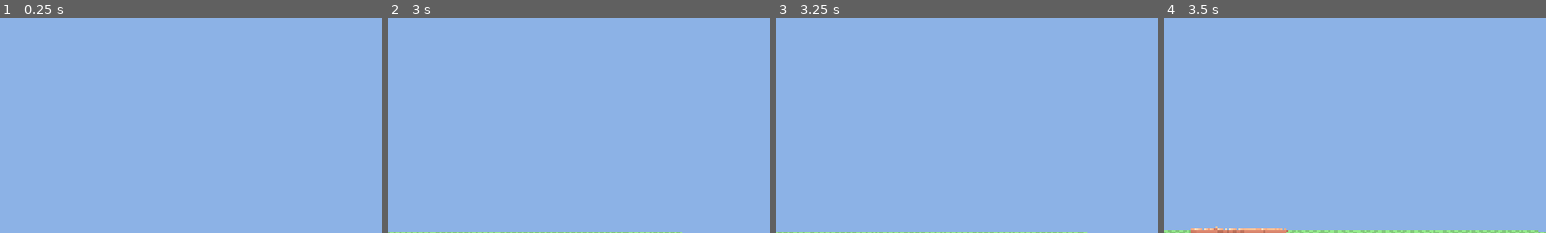
Above: before the commit, frames 1-4 (left to right).
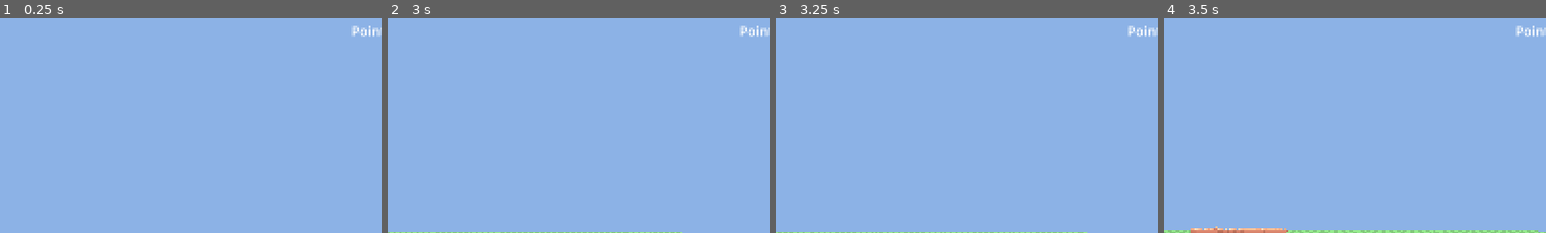
Above: after the commit, the same moments.

Repository: forsman5/sitka
Game: Godot game, scene res://scenes/on_foot/on_foot.tscn
Two runs of this game, one before a commit and one after it. Both use one fixed random seed, a clock stepped at 60 frames per second and the inputs below. This scene is started directly instead of the project's main scene.
Inputs (mouse positions are % of the whole screen's width and height, from its top left):
- Up to frame 1 (0.25 s): no input
- Up to frame 2 (3 s): tap Enter at 0.5 s; move the mouse to (55, 50) at 0.52 s; hold Q 0.53-1.28 s; hold Up (ui_up) from 0.53 s (still down); click (55, 50) at 0.67 s; tap Space at 0.77, 1.52, 2.75 s; move the mouse to (45, 50) at 1.27 s; tap E at 1.35 s; move the mouse to (52, 48) at 2.02 s; hold Alt 2.03-2.78 s; move the mouse to (49, 52) at 2.77 s; tap Shift at 2.85 s; click (49, 52) at 2.92 s
- Up to frame 3 (3.25 s): keep holding Up (ui_up); tap Space at 3.02 s
- Up to frame 4 (3.5 s): keep holding Up (ui_up)
The pictures show only the part of the screen within x 50-100%, y 0-50%; the shares and areas given below are measured in that part.

The runs differ from the first frame. In frame 1, 0.2% of the frame differs, in the area x 92-100%, y 3-9%; in frame 2, 0.2%; in frame 3, 0.2%; in frame 4, 0.2%.

Commit message:
On foot: score a point per sheep penned; penned sheep stand at evenly spaced wall slots
Co-Authored-By: Claude Sonnet 5.5 <noreply@anthropic.com>

Diff:
--- a/scripts/on_foot/on_foot_sheep.gd
+++ b/scripts/on_foot/on_foot_sheep.gd
@@ -10,6 +10,13 @@
 @export var turn_rate: float = 6.0
 @export var accel: float = 14.0
 @export var arena_half_size: float = 90.0
+
+## True once the pen has claimed this sheep; it then ignores the player.
+var penned: bool = false
+var _slot_pos := Vector3.ZERO
+var _slot_yaw: float = 0.0
+var _pen_walk_left: float = 0.0
+var _frozen: bool = false
 
 var _model: Node3D
 var _anim: AnimationPlayer
@@ -44,7 +51,41 @@
 
 	_state_left = randf_range(0.5, 4.0)
 
+## Called by the pen when this sheep enters: walk to the slot, then stand still.
+func pen_in(slot_pos: Vector3, yaw: float) -> void:
+	penned = true
+	_slot_pos = slot_pos
+	_slot_yaw = yaw
+	_pen_walk_left = 8.0
+
+func _penned_step(delta: float) -> void:
+	if _frozen:
+		return
+	var to_slot := _slot_pos - global_position
+	to_slot.y = 0.0
+	_pen_walk_left -= delta
+	if to_slot.length() < 0.15 or _pen_walk_left <= 0.0:
+		# Arrived (or crowded out for too long): lock in place, stop animating.
+		_frozen = true
+		velocity = Vector3.ZERO
+		global_position = Vector3(_slot_pos.x, global_position.y, _slot_pos.z)
+		rotation.y = _slot_yaw
+		_model.position.y = 0.0
+		_model.rotation.z = 0.0
+		if _anim != null:
+			_anim.pause()
+		return
+	var horiz := Vector3(velocity.x, 0.0, velocity.z).move_toward(to_slot.normalized() * wander_speed, accel * delta)
+	velocity.x = horiz.x
+	velocity.z = horiz.z
+	velocity.y = 0.0 if is_on_floor() else velocity.y - _gravity * delta
+	move_and_slide()
+	_face_and_animate(delta, horiz)
+
 func _physics_process(delta: float) -> void:
+	if penned:
+		_penned_step(delta)
+		return
 	if _player == null or not is_instance_valid(_player):
 		_player = get_tree().get_first_node_in_group("on_foot_player") as Node3D
 
--- a/scripts/on_foot/on_foot_world.gd
+++ b/scripts/on_foot/on_foot_world.gd
@@ -7,6 +7,7 @@
 ## window) before the game sees a key press, so a lost capture also opens the menu.
 const ESC_DEBOUNCE_MSEC := 250
 
+var _pen: SheepPen
 var _pause_layer: CanvasLayer
 var _auto_paused_at: int = -ESC_DEBOUNCE_MSEC
 
@@ -28,6 +29,15 @@
 	layer.add_child(hint)
 	add_child(layer)
 	_build_pause_menu()
+
+	var points := Label.new()
+	points.text = "Points: 0"
+	points.add_theme_font_size_override("font_size", 28)
+	points.set_anchors_preset(Control.PRESET_TOP_RIGHT)
+	points.grow_horizontal = Control.GROW_DIRECTION_BEGIN
+	points.position = Vector2(-16, 8)
+	layer.add_child(points)
+	_pen.sheep_penned.connect(func(total: int) -> void: points.text = "Points: %d" % total)
 
 func _build_pause_menu() -> void:
 	_pause_layer = CanvasLayer.new()
@@ -90,10 +100,10 @@
 
 ## Open-gated pen ahead of the flock, with its gate side facing the spawn point.
 func _spawn_pen() -> void:
-	var pen := SheepPen.new()
-	pen.name = "SheepPen"
-	pen.position = Vector3(8, 0, -36)
-	add_child(pen)
+	_pen = SheepPen.new()
+	_pen.name = "SheepPen"
+	_pen.position = Vector3(8, 0, -36)
+	add_child(_pen)
 
 ## A small flock a short walk ahead of the spawn point.
 func _spawn_flock() -> void:
--- a/scripts/on_foot/sheep_pen.gd
+++ b/scripts/on_foot/sheep_pen.gd
@@ -19,9 +19,21 @@
 ## Which front-side slot (0-based, left to right) is the open gate.
 @export var gate_slot: int = 1
 
+signal sheep_penned(total: int)
+
+## Distance inside the fence line that penned sheep stand at, and their spacing.
+const SLOT_INSET := 1.0
+const SLOT_SPACING := 1.7
+
+var penned_count: int = 0
+var _slots: Array[Vector3] = []   # local-space stand points, evenly spaced along the walls
+var _slot_yaws: Array[float] = []
+
 func _ready() -> void:
 	var half_w := segments_wide * SEGMENT_LENGTH * 0.5
 	var half_d := segments_deep * SEGMENT_LENGTH * 0.5
+	_build_slots(half_w, half_d)
+	_build_detector(half_w, half_d)
 
 	# Back (-Z) and front (+Z) sides run along X; left/right sides along Z.
 	for i in segments_wide:
@@ -37,6 +49,45 @@
 		var z := -half_d + (j + 0.5) * SEGMENT_LENGTH
 		_add_segment(FENCE, Vector3(-half_w, 0, z), 0.0)
 		_add_segment(FENCE, Vector3(half_w, 0, z), 0.0)
+
+## Slots run along the back wall, then the left and right walls (stopping short
+## of the front so the open gate stays clear). Each sheep faces its wall.
+func _build_slots(half_w: float, half_d: float) -> void:
+	var inner_w := half_w - SLOT_INSET
+	var inner_d := half_d - SLOT_INSET
+	var n_back := int((inner_w * 2.0) / SLOT_SPACING) + 1
+	var back_start := -(n_back - 1) * SLOT_SPACING * 0.5
+	for i in n_back:
+		_add_slot(Vector3(back_start + i * SLOT_SPACING, 0, -inner_d), Vector3(0, 0, -1))
+	var z := -inner_d + SLOT_SPACING
+	while z <= inner_d - SLOT_SPACING * 0.5:
+		_add_slot(Vector3(-inner_w, 0, z), Vector3(-1, 0, 0))
+		_add_slot(Vector3(inner_w, 0, z), Vector3(1, 0, 0))
+		z += SLOT_SPACING
+
+func _add_slot(pos: Vector3, facing: Vector3) -> void:
+	_slots.append(pos)
+	_slot_yaws.append(atan2(-facing.x, -facing.z))
+
+func _build_detector(half_w: float, half_d: float) -> void:
+	var area := Area3D.new()
+	var shape := BoxShape3D.new()
+	shape.size = Vector3(half_w * 2.0 - 0.8, 2.0, half_d * 2.0 - 0.8)
+	var col := CollisionShape3D.new()
+	col.shape = shape
+	col.position.y = 1.0
+	area.add_child(col)
+	area.body_entered.connect(_on_body_entered)
+	add_child(area)
+
+func _on_body_entered(body: Node3D) -> void:
+	var sheep := body as OnFootSheep
+	if sheep == null or sheep.penned or penned_count >= _slots.size():
+		return
+	var slot := penned_count
+	penned_count += 1
+	sheep.pen_in(to_global(_slots[slot]), rotation.y + _slot_yaws[slot])
+	sheep_penned.emit(penned_count)
 
 func _add_segment(scene: PackedScene, pos: Vector3, yaw_deg: float) -> void:
 	var body := StaticBody3D.new()
